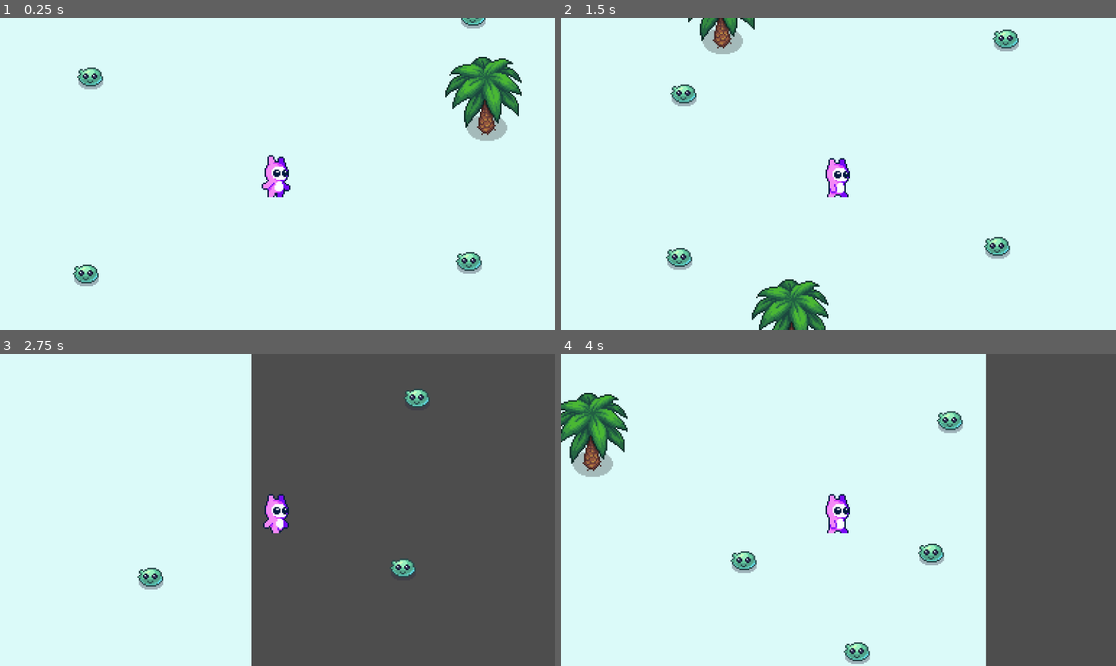
Above: before the commit, frames 1-4 (two rows, left to right).
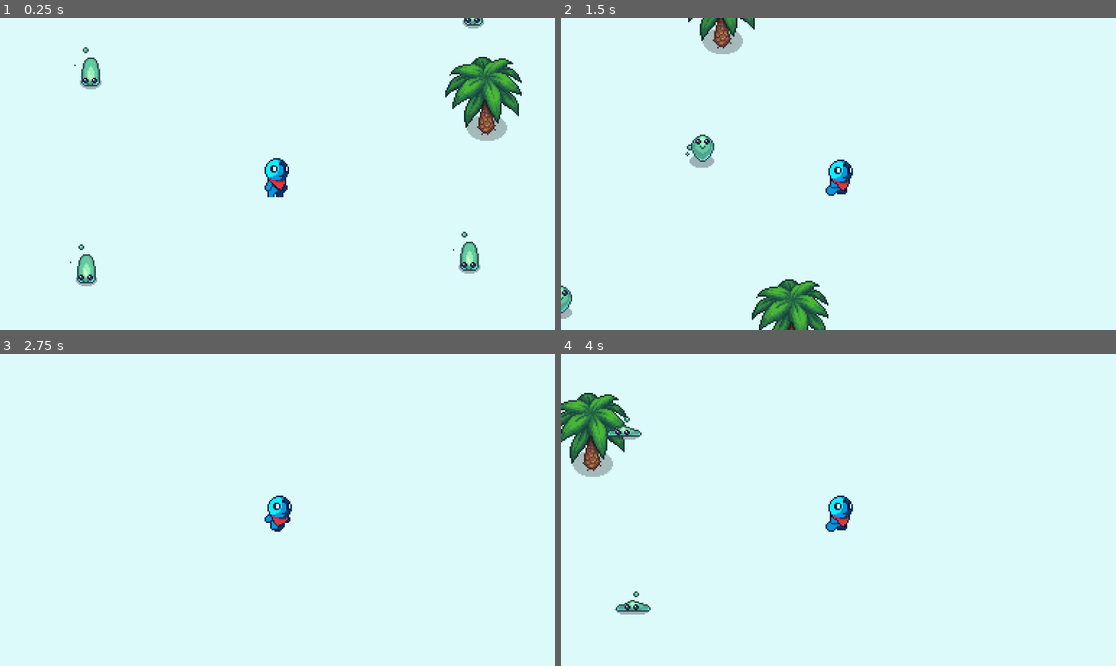
Above: after the commit, the same moments.

Repository: Omarfadalla/Survival-Extreme
Game: Godot game, scene res://Game/game.tscn
Two runs of this game, one before a commit and one after it. Both use one fixed random seed, a clock stepped at 60 frames per second and the inputs below.
Inputs (mouse positions are in pixels of both pictures, inside the frame that each line leads up to):
- Up to frame 1 (0.25 s): no input
- Up to frame 2 (1.5 s): tap Enter at 0.5 s; move the mouse to (960, 158) at 0.52 s; hold D (move_right) 0.53-1.28 s; tap Alt at 0.6 s; click (960, 158) at 0.67 s; move the mouse to (727, 189) at 1.27 s; hold S (move_down) from 1.28 s (still down); tap Shift at 1.35 s
- Up to frame 3 (2.75 s): move the mouse to (333, 441) at 2.02 s; release S (move_down) at 2.03 s; hold D (move_right) from 2.03 s (still down); tap Alt at 2.1 s
- Up to frame 4 (4 s): move the mouse to (810, 572) at 2.77 s; release D (move_right) at 2.78 s; hold W (move_up) 2.78-3.53 s; tap Shift at 2.85 s; click (810, 572) at 2.92 s; move the mouse to (1005, 556) at 3.52 s; hold Left (move_left) from 3.53 s (still down); tap Alt at 3.6 s

The runs differ from the first frame. In frame 1, 1.4% of the frame differs, in the area x 12-88%, y 0-86%; in frame 2, 2.2%; in frame 3, 55%, in the area x 24-100%, y 0-100%; in frame 4, 26%.

Commit message:
forgot to add wakatime extension ! :((

Diff:
--- a/Game/game.tscn
+++ b/Game/game.tscn
@@ -6,29 +6,18 @@
 
 [node name="Game" type="Node2D" unique_id=221646249]
 
-[node name="ColorRect" type="ColorRect" parent="." unique_id=552029609]
-offset_left = -390.0
-offset_top = -318.0
-offset_right = 417.0
-offset_bottom = 356.0
+[node name="CanvasLayer" type="CanvasLayer" parent="." unique_id=25220270]
+layer = -1
+
+[node name="ColorRect" type="ColorRect" parent="CanvasLayer" unique_id=552029609]
+anchors_preset = -1
+offset_left = -2311.0
+offset_top = -1687.0
+offset_right = 2426.0
+offset_bottom = 2223.0
 color = Color(0.85979646, 0.9780063, 0.9750077, 1)
 
 [node name="Player" parent="." unique_id=330361035 instance=ExtResource("1_bk3v5")]
-
-[node name="SlimeMob" parent="Player" unique_id=773878757 instance=ExtResource("2_7raqb")]
-position = Vector2(-137, 70)
-
-[node name="SlimeMob2" parent="Player" unique_id=66850247 instance=ExtResource("2_7raqb")]
-position = Vector2(-134, -71)
-
-[node name="SlimeMob3" parent="Player" unique_id=1461635441 instance=ExtResource("2_7raqb")]
-position = Vector2(137, 61)
-
-[node name="SlimeMob4" parent="Player" unique_id=946006170 instance=ExtResource("2_7raqb")]
-position = Vector2(23, 176)
-
-[node name="SlimeMob5" parent="Player" unique_id=1607432948 instance=ExtResource("2_7raqb")]
-position = Vector2(139, -114)
 
 [node name="Trees" type="Node2D" parent="." unique_id=363100277]
 y_sort_enabled = true
@@ -44,3 +33,20 @@
 
 [node name="PalmTree4" parent="Trees" unique_id=1407243447 instance=ExtResource("2_1r4le")]
 position = Vector2(193, 161)
+
+[node name="Mobs" type="Node2D" parent="." unique_id=1136592354]
+
+[node name="SlimeMob" parent="Mobs" unique_id=773878757 instance=ExtResource("2_7raqb")]
+position = Vector2(-137, 70)
+
+[node name="SlimeMob2" parent="Mobs" unique_id=66850247 instance=ExtResource("2_7raqb")]
+position = Vector2(-134, -71)
+
+[node name="SlimeMob3" parent="Mobs" unique_id=1461635441 instance=ExtResource("2_7raqb")]
+position = Vector2(137, 61)
+
+[node name="SlimeMob4" parent="Mobs" unique_id=946006170 instance=ExtResource("2_7raqb")]
+position = Vector2(23, 176)
+
+[node name="SlimeMob5" parent="Mobs" unique_id=1607432948 instance=ExtResource("2_7raqb")]
+position = Vector2(139, -114)
--- a/Player/player.tscn
+++ b/Player/player.tscn
@@ -2,8 +2,8 @@
 
 [ext_resource type="Texture2D" uid="uid://cqqnntvy56csi" path="res://craftpix-net-622999-free-pixel-art-tiny-hero-sprites/1 Pink_Monster/Pink_Monster_Run_6.png" id="1_4ntmi"]
 [ext_resource type="Script" uid="uid://85nikw84yibo" path="res://Player/player.gd" id="1_btcbx"]
-[ext_resource type="Texture2D" uid="uid://boii1l0tka72e" path="res://craftpix-net-622999-free-pixel-art-tiny-hero-sprites/1 Pink_Monster/Pink_Monster_Walk_6.png" id="2_btcbx"]
-[ext_resource type="Texture2D" uid="uid://8cva851su60o" path="res://craftpix-net-622999-free-pixel-art-tiny-hero-sprites/1 Pink_Monster/Pink_Monster_Idle_4.png" id="3_gwnis"]
+[ext_resource type="Texture2D" uid="uid://bc8y68pkllrbn" path="res://craftpix-net-622999-free-pixel-art-tiny-hero-sprites/3 Dude_Monster/Dude_Monster_Idle_4.png" id="3_gwnis"]
+[ext_resource type="Texture2D" uid="uid://dhwqf20lo2aca" path="res://craftpix-net-622999-free-pixel-art-tiny-hero-sprites/3 Dude_Monster/Dude_Monster_Run_6.png" id="4_k53q1"]
 
 [sub_resource type="CircleShape2D" id="CircleShape2D_gwnis"]
 radius = 13.038404
@@ -32,44 +32,44 @@
 atlas = ExtResource("1_4ntmi")
 region = Rect2(160, 0, 32, 32)
 
-[sub_resource type="AtlasTexture" id="AtlasTexture_lfmf2"]
+[sub_resource type="AtlasTexture" id="AtlasTexture_x3vf3"]
 atlas = ExtResource("3_gwnis")
 region = Rect2(0, 0, 32, 32)
 
-[sub_resource type="AtlasTexture" id="AtlasTexture_pisgm"]
+[sub_resource type="AtlasTexture" id="AtlasTexture_apopc"]
 atlas = ExtResource("3_gwnis")
 region = Rect2(32, 0, 32, 32)
 
-[sub_resource type="AtlasTexture" id="AtlasTexture_b1ygp"]
+[sub_resource type="AtlasTexture" id="AtlasTexture_5htga"]
 atlas = ExtResource("3_gwnis")
 region = Rect2(64, 0, 32, 32)
 
-[sub_resource type="AtlasTexture" id="AtlasTexture_o28un"]
+[sub_resource type="AtlasTexture" id="AtlasTexture_p5o4e"]
 atlas = ExtResource("3_gwnis")
 region = Rect2(96, 0, 32, 32)
 
-[sub_resource type="AtlasTexture" id="AtlasTexture_x3vf3"]
-atlas = ExtResource("2_btcbx")
+[sub_resource type="AtlasTexture" id="AtlasTexture_gu6f8"]
+atlas = ExtResource("4_k53q1")
 region = Rect2(0, 0, 32, 32)
 
-[sub_resource type="AtlasTexture" id="AtlasTexture_apopc"]
-atlas = ExtResource("2_btcbx")
+[sub_resource type="AtlasTexture" id="AtlasTexture_dkpta"]
+atlas = ExtResource("4_k53q1")
 region = Rect2(32, 0, 32, 32)
 
-[sub_resource type="AtlasTexture" id="AtlasTexture_5htga"]
-atlas = ExtResource("2_btcbx")
+[sub_resource type="AtlasTexture" id="AtlasTexture_lfmf2"]
+atlas = ExtResource("4_k53q1")
 region = Rect2(64, 0, 32, 32)
 
-[sub_resource type="AtlasTexture" id="AtlasTexture_p5o4e"]
-atlas = ExtResource("2_btcbx")
+[sub_resource type="AtlasTexture" id="AtlasTexture_pisgm"]
+atlas = ExtResource("4_k53q1")
 region = Rect2(96, 0, 32, 32)
 
-[sub_resource type="AtlasTexture" id="AtlasTexture_gu6f8"]
-atlas = ExtResource("2_btcbx")
+[sub_resource type="AtlasTexture" id="AtlasTexture_b1ygp"]
+atlas = ExtResource("4_k53q1")
 region = Rect2(128, 0, 32, 32)
 
-[sub_resource type="AtlasTexture" id="AtlasTexture_dkpta"]
-atlas = ExtResource("2_btcbx")
+[sub_resource type="AtlasTexture" id="AtlasTexture_o28un"]
+atlas = ExtResource("4_k53q1")
 region = Rect2(160, 0, 32, 32)
 
 [sub_resource type="SpriteFrames" id="SpriteFrames_lfmf2"]
@@ -99,6 +99,29 @@
 }, {
 "frames": [{
 "duration": 1.0,
+"texture": SubResource("AtlasTexture_x3vf3")
+}, {
+"duration": 1.0,
+"texture": SubResource("AtlasTexture_apopc")
+}, {
+"duration": 1.0,
+"texture": SubResource("AtlasTexture_5htga")
+}, {
+"duration": 1.0,
+"texture": SubResource("AtlasTexture_p5o4e")
+}],
+"loop": true,
+"name": &"idle",
+"speed": 5.0
+}, {
+"frames": [{
+"duration": 1.0,
+"texture": SubResource("AtlasTexture_gu6f8")
+}, {
+"duration": 1.0,
+"texture": SubResource("AtlasTexture_dkpta")
+}, {
+"duration": 1.0,
 "texture": SubResource("AtlasTexture_lfmf2")
 }, {
 "duration": 1.0,
@@ -109,29 +132,6 @@
 }, {
 "duration": 1.0,
 "texture": SubResource("AtlasTexture_o28un")
-}],
-"loop": true,
-"name": &"idle",
-"speed": 5.0
-}, {
-"frames": [{
-"duration": 1.0,
-"texture": SubResource("AtlasTexture_x3vf3")
-}, {
-"duration": 1.0,
-"texture": SubResource("AtlasTexture_apopc")
-}, {
-"duration": 1.0,
-"texture": SubResource("AtlasTexture_5htga")
-}, {
-"duration": 1.0,
-"texture": SubResource("AtlasTexture_p5o4e")
-}, {
-"duration": 1.0,
-"texture": SubResource("AtlasTexture_gu6f8")
-}, {
-"duration": 1.0,
-"texture": SubResource("AtlasTexture_dkpta")
 }],
 "loop": true,
 "name": &"walk",
@@ -147,9 +147,8 @@
 
 [node name="AnimatedSprite2D" type="AnimatedSprite2D" parent="." unique_id=1143355259]
 sprite_frames = SubResource("SpriteFrames_lfmf2")
-animation = &"idle"
-frame = 2
-frame_progress = 0.1449623
+animation = &"walk"
+frame_progress = 0.72983414
 
 [node name="Camera2D" type="Camera2D" parent="." unique_id=1060381839]
 zoom = Vector2(3, 3)
--- a/mobs/slime_mob.tscn
+++ b/mobs/slime_mob.tscn
@@ -295,3 +295,5 @@
 [node name="AnimatedSprite2D" type="AnimatedSprite2D" parent="." unique_id=2083175588]
 sprite_frames = SubResource("SpriteFrames_sx16w")
 animation = &"walk"
+frame = 2
+frame_progress = 0.4103452
--- a/project.godot
+++ b/project.godot
@@ -14,6 +14,10 @@
 run/main_scene="uid://dupj8yfbk5hkf"
 config/features=PackedStringArray("4.6", "GL Compatibility")
 config/icon="res://icon.svg"
+
+[editor_plugins]
+
+enabled=PackedStringArray("res://addons/godot_super-wakatime/plugin.cfg")
 
 [input]
 
--- a/slime_mob.gd
+++ b/slime_mob.gd
@@ -1,20 +1,20 @@
 extends CharacterBody2D
 
 var player
+func Play_walk():
+	$AnimatedSprite2D.play("walk")
+
+func Play_hurt():
+	$AnimatedSprite2D.play("hurt")
+	$AnimatedSprite2D.queue("walk")
 
 func _ready() -> void:
 	player = get_node("/root/Game/Player")
 	pass
-func _physics_process(delta: float) -> void:
+
+func _physics_process(_delta: float) -> void:
 	var direction = global_position.direction_to(player.global_position)
 	velocity = direction * 20
+	Play_walk()
 	move_and_slide()
 	pass
-
-func Play_walk():
-	$CharacterBody2D/AnimatedSprite2D.play("walk")
-
-
-func Play_hurt():
-	$CharacterBody2D/AnimatedSprite2D.play("hurt")
-	$CharacterBody2D/AnimatedSprite2D.queue("walk")
Not shown, added: addons/godot_super-wakatime/api_key_prompt.tscn
Not shown, added: addons/godot_super-wakatime/counter.tscn
Not shown, added: addons/godot_super-wakatime/decompressor.gd
Not shown, added: addons/godot_super-wakatime/decompressor.gd.uid
Not shown, added: addons/godot_super-wakatime/godot_super-wakatime.gd
Not shown, added: addons/godot_super-wakatime/godot_super-wakatime.gd.uid
Not shown, added: addons/godot_super-wakatime/plugin.cfg
Not shown, added: addons/godot_super-wakatime/utils.gd
Not shown, added: addons/godot_super-wakatime/utils.gd.uid
Not shown, added: LICENSE
Not shown, added: README.md
Not shown, added: addons/godot_super-wakatime/LICENSE
(and 1 more such lines)
